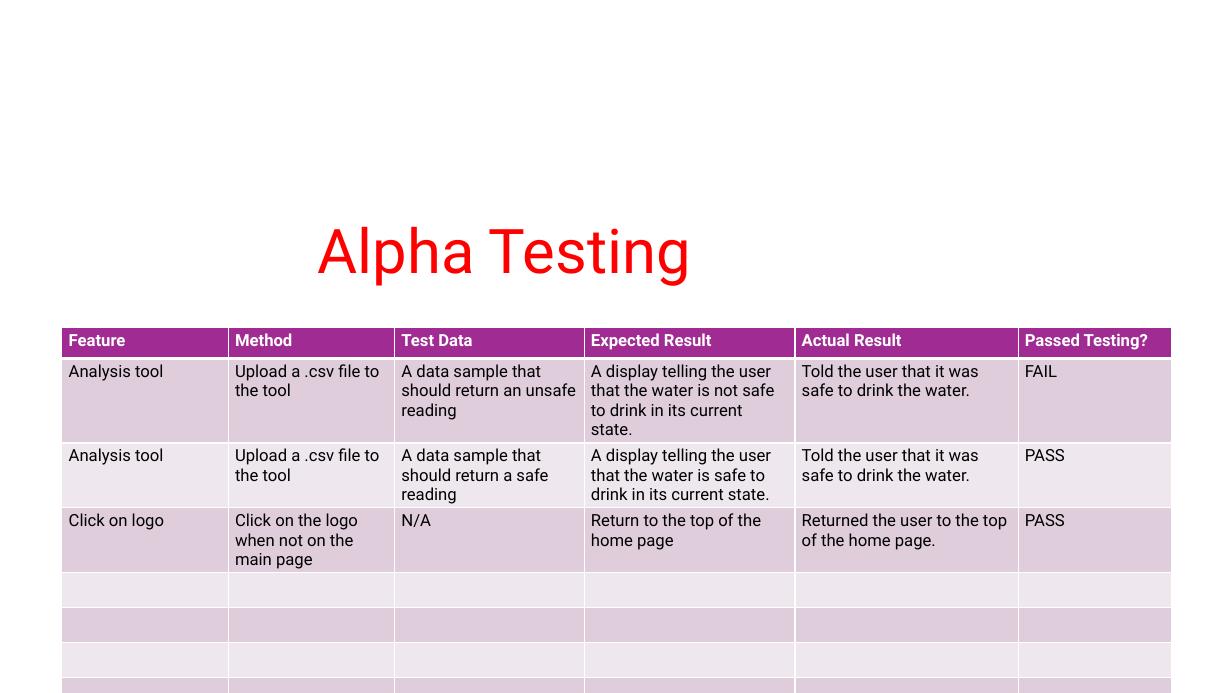
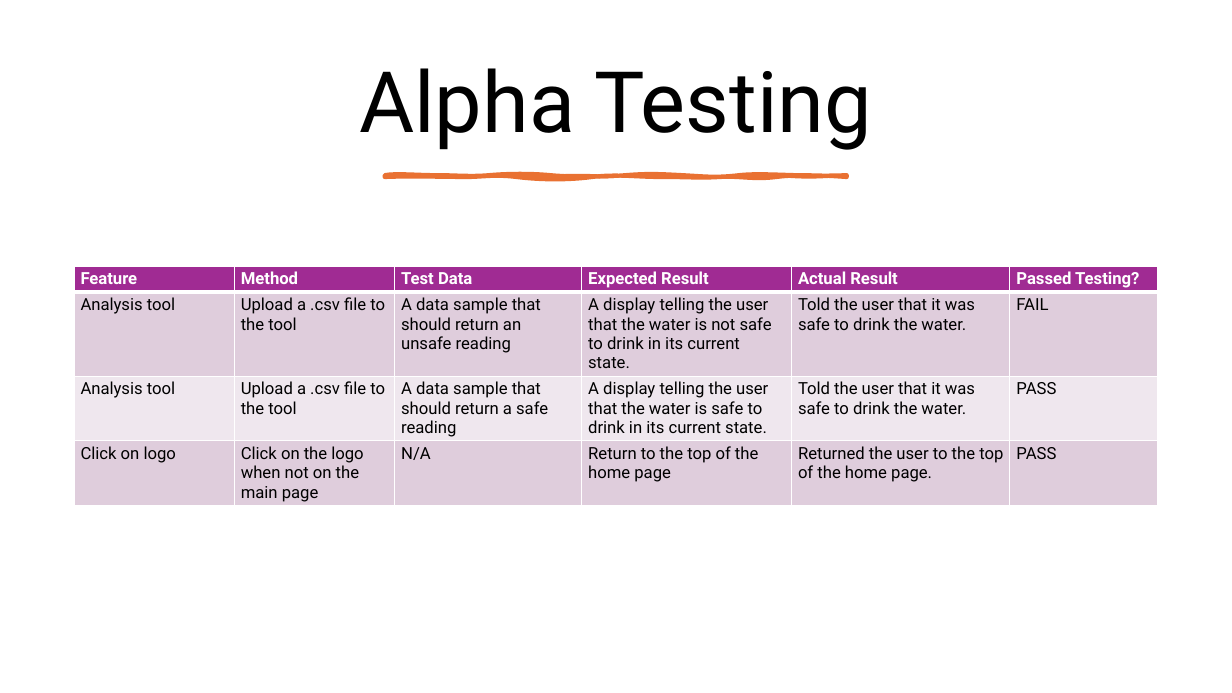
Before and after one commit to theneofan/SWQS_Version_Control, a slide deck: slide 28 of PowerPoint/SWQSPowerpoint.pptx (slide 24 before the commit). Drawn at 1232x693 pixels with LibreOffice and Linux fonts; fonts in the diff are those of the drawing. Boxes give left, top, right and bottom in pixels: in the first picture for what was removed or moved away, otherwise in the second. Text is boxed around its words. In the diff, an @@ line names an element or a change of style, - is before the commit and + after.

```diff
--- a/PowerPoint/SWQSPowerpoint.pptx
+++ b/PowerPoint/SWQSPowerpoint.pptx
@@ title "Alpha Testing" moved from (x1=318, y1=226, x2=691, y2=286) to (x1=359, y1=68, x2=872, y2=150) @@
@@ title "Alpha Testing" at (x1=359, y1=68, x2=872, y2=150): size 48 to 66 pt, text colour #FFFFFF to #000000; vertical alignment bottom to middle @@
@@ freeform shape added at (x1=384, y1=176, x2=847, y2=177), fill #E97132, outline #E97132 3.25 pt @@
@@ text removed at (x1=430, y1=228, x2=804, y2=251) @@
-Alpha Testing
@@ table at (x1=74, y1=266, x2=1158, y2=506) @@
-row 5:  |  |  |  |  | 
-row 6:  |  |  |  |  | 
-row 7:  |  |  |  |  | 
-row 8:  |  |  |  |  | 
@@ table resized from (x1=62, y1=328, x2=1171, y2=693) to (x1=74, y1=266, x2=1158, y2=506) @@
```
Also in this commit, not shown: 4 other slides changed, 5 slides added, 2 slides removed.
